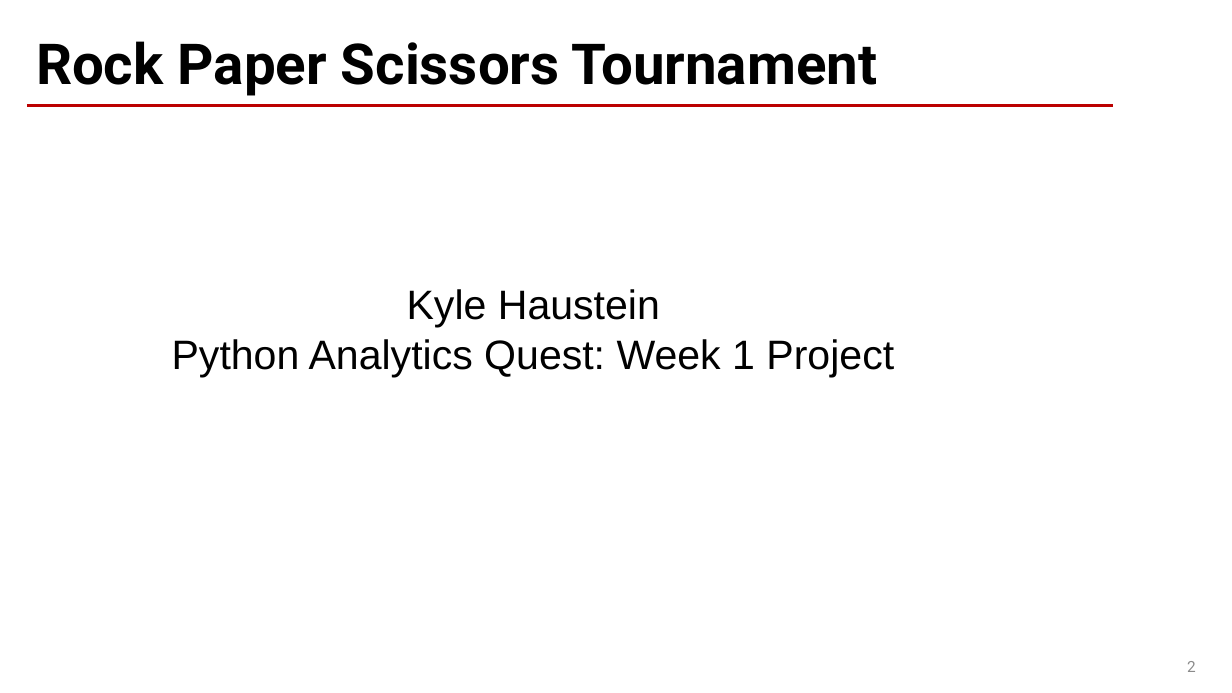
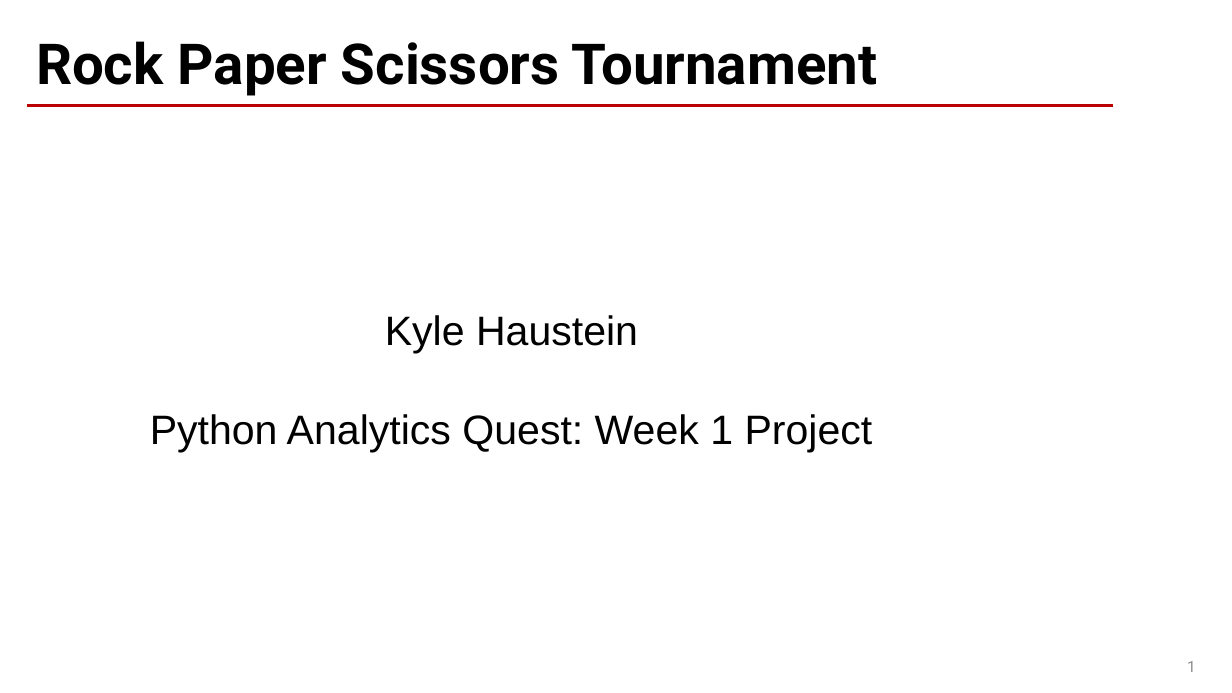
Before and after one commit to Orgo4ever/Rock-Paper-Scissors-Game, a slide deck: slide 1 of Rock-Paper-Scissors-Game-Presentation.pptx (slide 2 before the commit). Drawn at 1232x693 pixels with LibreOffice and Linux fonts; fonts in the diff are those of the drawing; background and template pictures are left out. Boxes give left, top, right and bottom in pixels: in the first picture for what was removed or moved away, otherwise in the second. Text is boxed around its words. In the diff, an @@ line names an element or a change of style, - is before the commit and + after.

Commit message:
Update Rock-Paper-Scissors-Game-Presentation.pptx
Updated presentation

```diff
--- a/Rock-Paper-Scissors-Game-Presentation.pptx
+++ b/Rock-Paper-Scissors-Game-Presentation.pptx
@@ text at [150, 315, 873, 452]: text changed @@
-Kyle Haustein
-Python Analytics Quest: Week 1 Project
+Kyle Haustein
+Python Analytics Quest: Week 1 Project
@@ page number at [1187, 661, 1196, 672]: text changed @@
-2
+1
```
Also in this commit, not shown: 1 other slide changed, 3 slides added, 3 slides removed.
